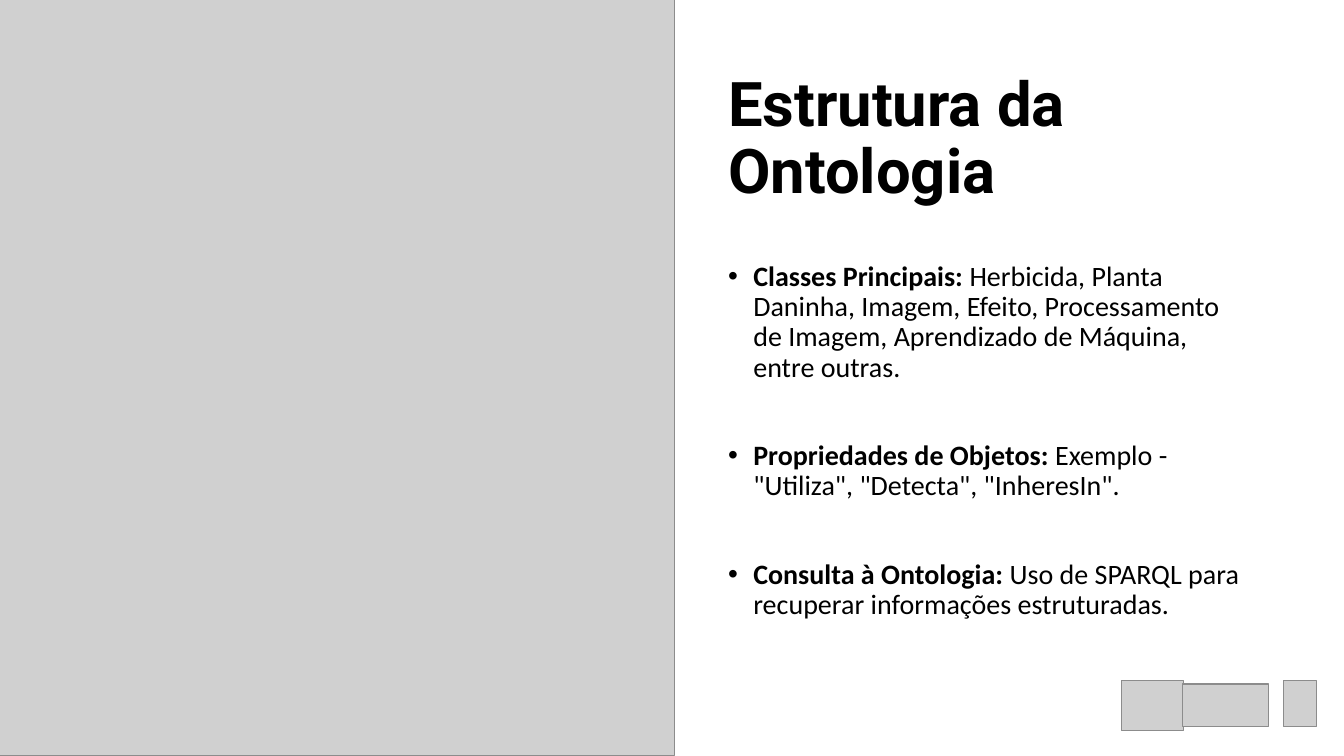
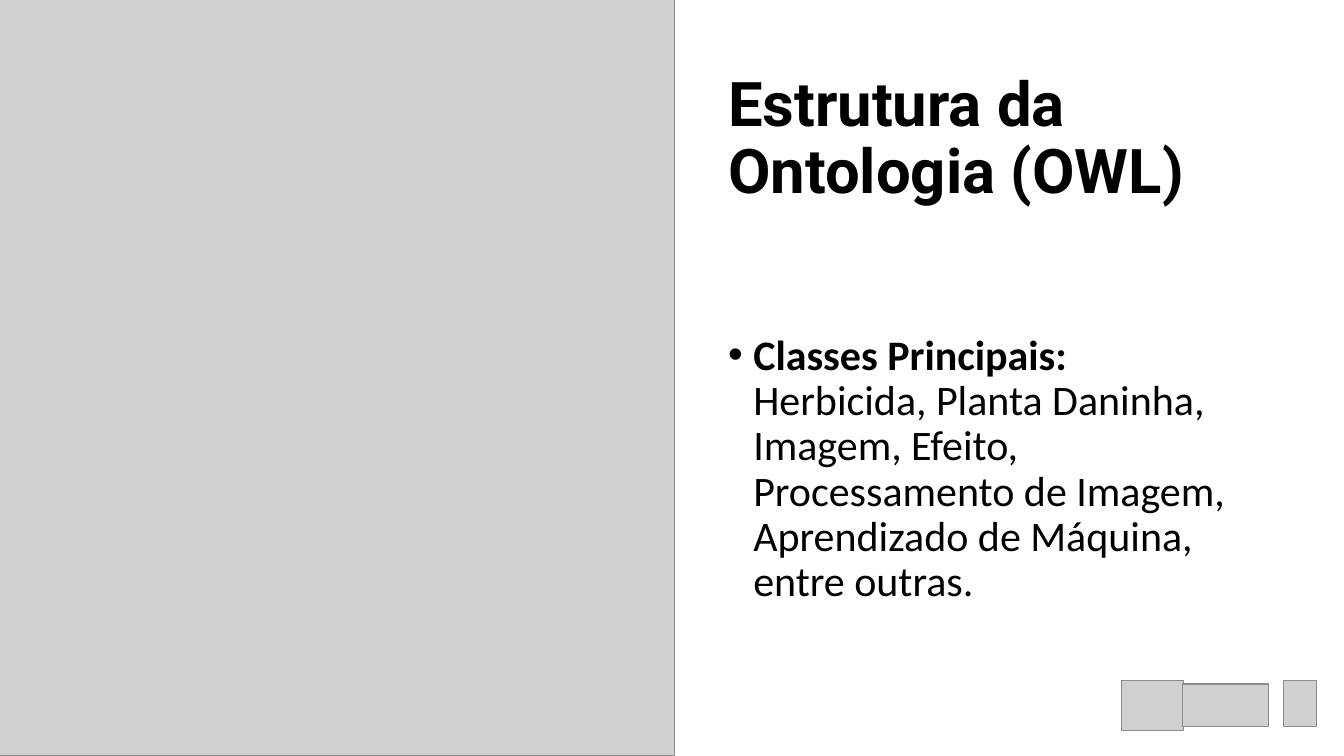
Before and after one commit to leandrogrego/WeedEye, a slide deck: slide 10 of Ontology for weed´s stress detection.pptx (slide 8 before the commit). Drawn at 1344x756 pixels with LibreOffice and Linux fonts; fonts in the diff are those of the drawing; grey boxes stand for pictures. Boxes give left, top, right and bottom in pixels: in the first picture for what was removed or moved away, otherwise in the second. Text is boxed around its words. In the diff, an @@ line names an element or a change of style, - is before the commit and + after.

```diff
--- a/Ontology for weed´s stress detection.pptx
+++ b/Ontology for weed´s stress detection.pptx
@@ title at (728,79,1184,207): text changed @@
-Estrutura da Ontologia
+Estrutura da Ontologia (OWL)
@@ text "Classes Principais: Herbicida, Planta Daninha, ...": place and size @@
-text "Classes Principais: Herbicida, Planta Daninha, ..." at (753,266,1239,619)
+text "Classes Principais: Herbicida, Planta Daninha, ..." at (753,340,1224,597)
@@ text "Classes Principais: Herbicida, Planta Daninha, ..." at (753,340,1224,597): size 20 to 30 pt @@
@@ text at (753,445,1239,619): paragraphs removed @@
-• Propriedades de Objetos: Exemplo - "Utiliza", "Detecta", "InheresIn".
-• Consulta à Ontologia: Uso de SPARQL para recuperar informações estruturadas.
```
Also in this commit, not shown: 9 other slides changed, 6 slides added, 1 slide removed, 2 other files.
